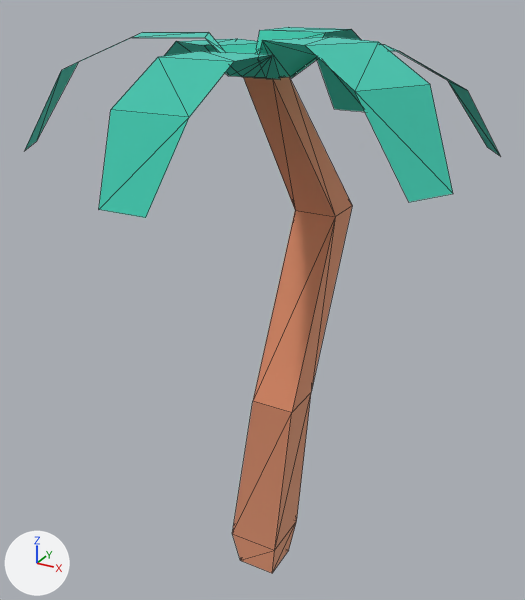
The glTF model public/models/nf2/nature/tree_palmBend.glb as it was, and as the next commit left it.
Before and after are seen from a camera (50 mm lens) standing at (0.761, -1.397, 1.432) and looking at (-0.022, 0.027, 0.719). Arrows for +X, +Y and +Z are at lower left; the lights stay in place. The picture after the commit comes second. Mesh edges are drawn as thin lines. Where no turn or scale is listed for an object, it has been applied to the vertices.

The first picture shows 'tree_palmBend'.
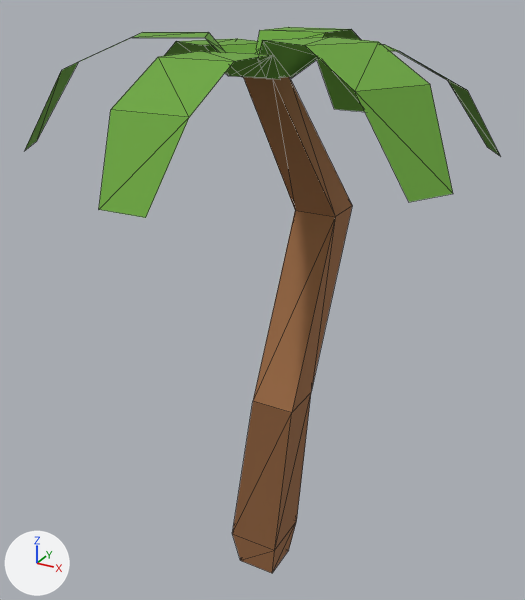
Patch to the scene script:
```diff
--- a/public/models/nf2/nature/tree_palmBend.glb.py
+++ b/public/models/nf2/nature/tree_palmBend.glb.py
@@ mat_leafsgreen @@
 mat_leafsgreen = principled_material('leafsGreen')
-mat_leafsgreen.base_color = (0.161, 0.788, 0.671)  # cyan #70e6d6
-mat_leafsgreen.metallic = 1.0
+mat_leafsgreen.base_color = (0.147, 0.381, 0.0452)  # green #6ba63c
 mat_leafsgreen.roughness = 1.0
@@ mat_woodbark @@
 mat_woodbark = principled_material('woodBark')
-mat_woodbark.base_color = (0.886, 0.514, 0.341)  # beige #f2be9e
-mat_woodbark.metallic = 1.0
+mat_woodbark.base_color = (0.332, 0.144, 0.0545)  # brown #9c6a42
 mat_woodbark.roughness = 1.0
@@ ob_tmpparent @@
-ob_tmpparent = bpy.data.objects.new('tmpParent', None)
-ob_tmpparent.location = (0.0, 0.0, 0.0)
```

Boxes [x1, y1, x2, y2] around the edits, measured in the pictures (525 x 600 px):
'tree_palmBend', recoloured, surface changed (darker)
    both: [24, 27, 500, 573]
